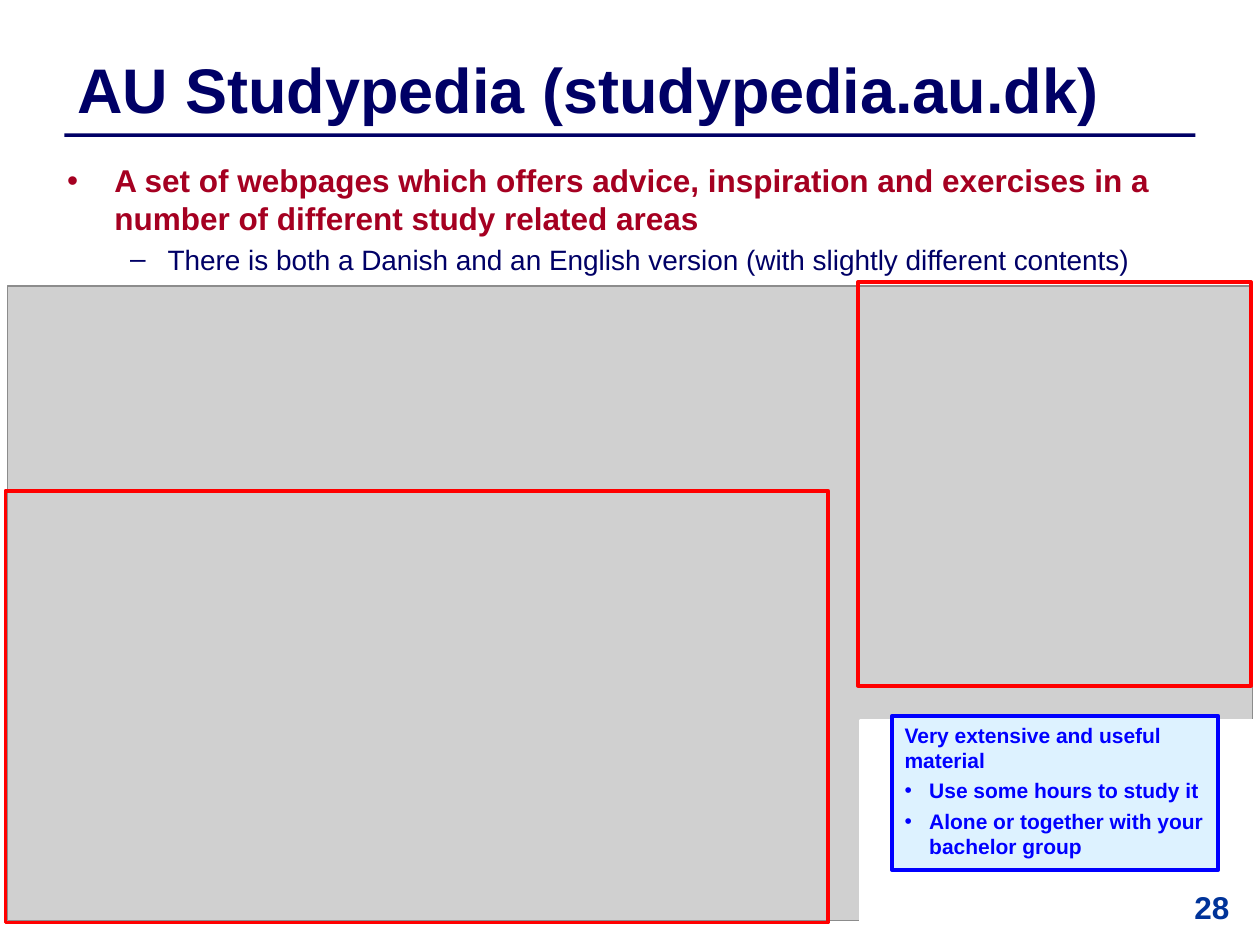
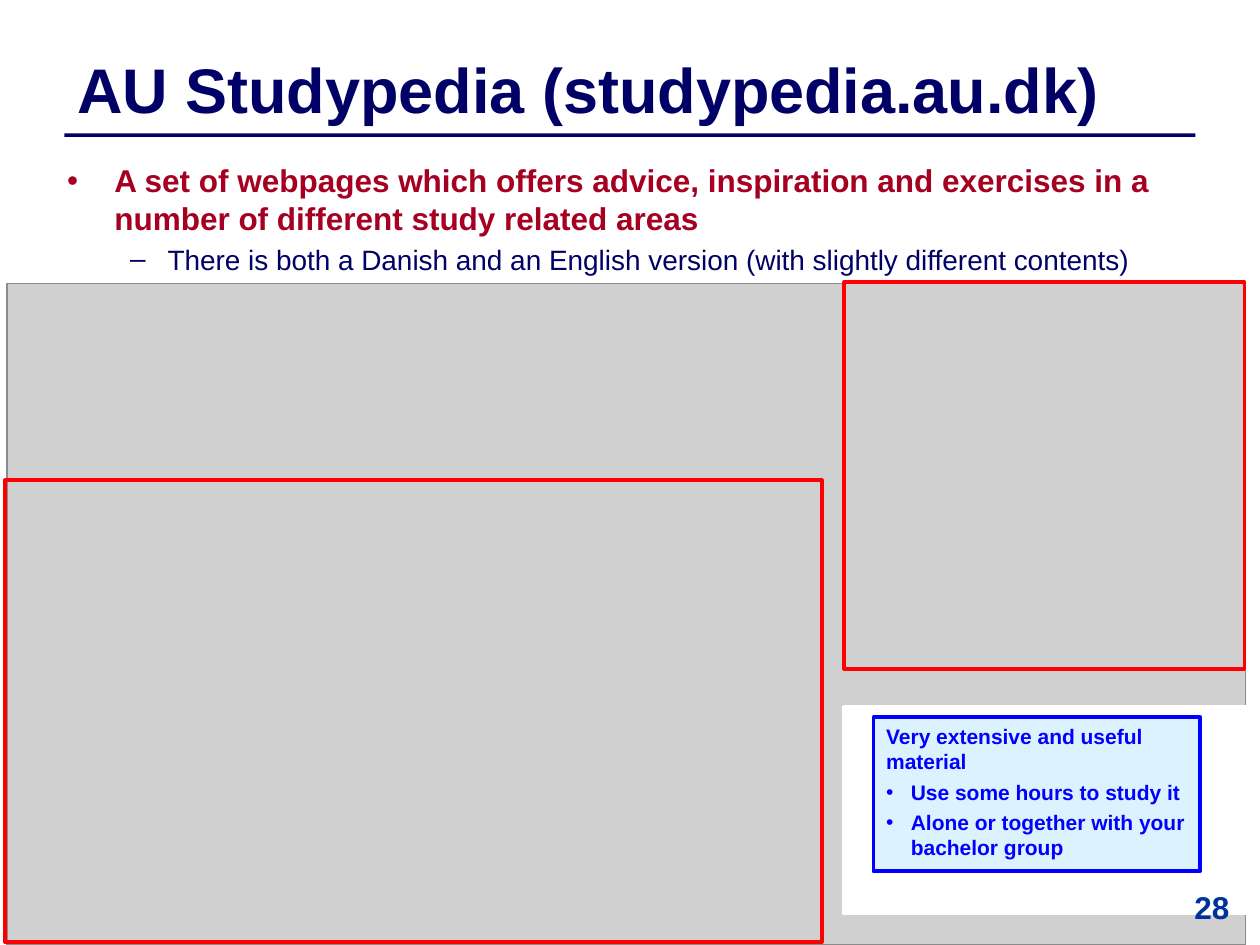
Before and after one commit to IntProgAU/Materiale, a slide deck: slide 28 of web/b24/2 Academic Writing.pptx. Drawn at 1260x945 pixels with LibreOffice and Linux fonts; fonts in the diff are those of the drawing; grey boxes stand for pictures. Boxes give left, top, right and bottom in pixels: in the first picture for what was removed or moved away, otherwise in the second. Text is boxed around its words. In the diff, an @@ line names an element or a change of style, - is before the commit and + after.

```diff
--- a/web/b24/2 Academic Writing.pptx
+++ b/web/b24/2 Academic Writing.pptx
@@ picture: place and size @@
-picture at [8,286,1252,921]
+picture at [8,284,1246,945]
@@ rectangle: place and size @@
-rectangle at [858,282,1251,685]
+rectangle at [844,282,1245,669]
@@ rectangle: place and size @@
-rectangle at [5,491,828,924]
+rectangle at [5,480,822,942]
@@ rectangle: place and size @@
-rectangle at [861,721,1257,929]
+rectangle at [844,707,1246,914]
@@ rectangle "Very extensive and useful material": place and size @@
-rectangle "Very extensive and useful material" at [892,716,1218,869]
+rectangle "Very extensive and useful material" at [873,717,1200,871]
```
Also in this commit, not shown: 1 other slide changed.
